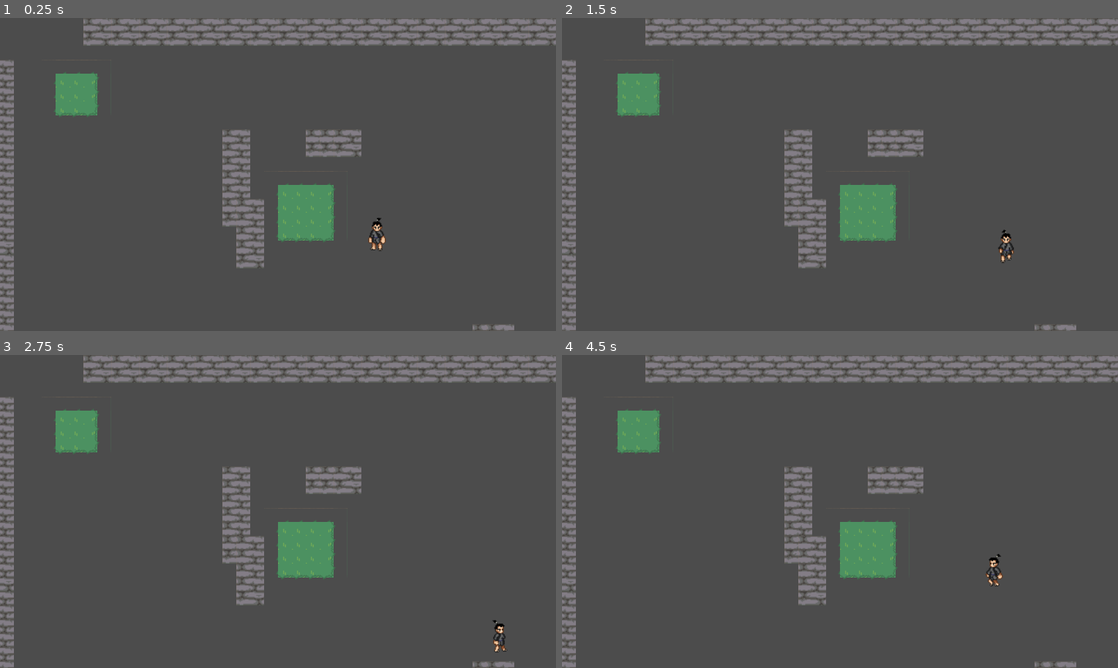
Above: before the commit, frames 1-4 (two rows, left to right).
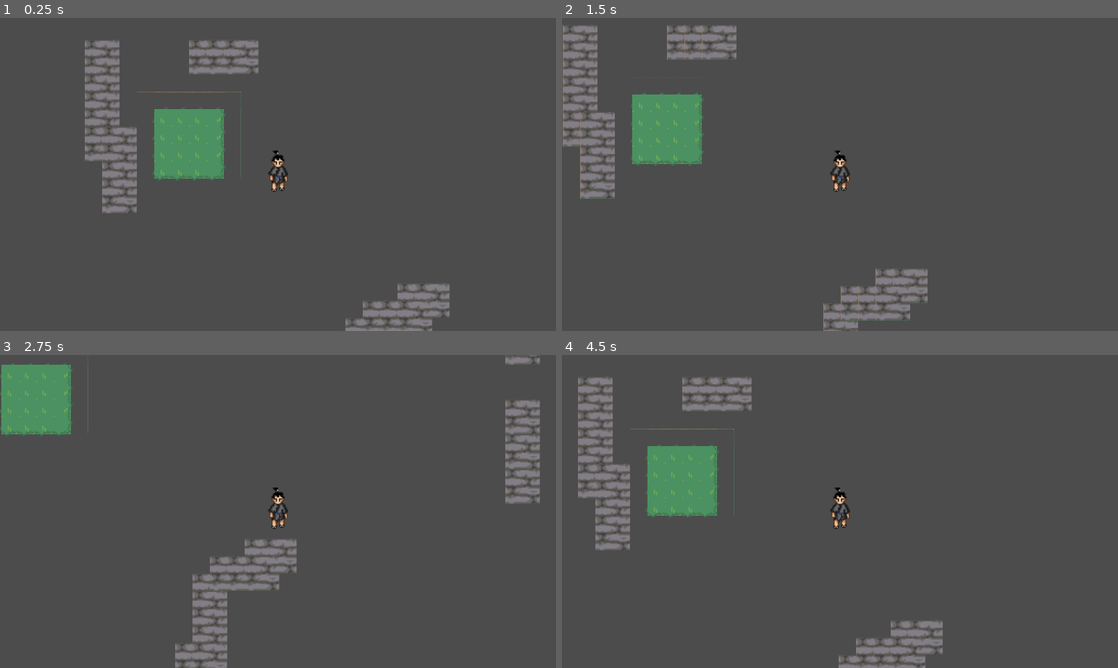
Above: after the commit, the same moments.

Repository: mr4hands/Retry-from-scratch
Game: Godot game, scene res://World/World.tscn
Two runs of this game, one before a commit and one after it. Both use one fixed random seed, a clock stepped at 60 frames per second and the inputs below.
Inputs (mouse positions are in pixels of both pictures, inside the frame that each line leads up to):
- Up to frame 1 (0.25 s): no input
- Up to frame 2 (1.5 s): tap Enter at 0.5 s; move the mouse to (962, 158) at 0.52 s; press the mouse at (962, 158) at 0.53 s; hold D (move_right) 0.53-1.28 s; move the mouse to (728, 190) at 1.27 s; release the mouse at (728, 190) at 1.28 s; hold S (move_down) from 1.28 s (still down); click (728, 190) at 1.35 s
- Up to frame 3 (2.75 s): move the mouse to (333, 442) at 2.02 s; release S (move_down) at 2.03 s; press the mouse at (333, 442) at 2.03 s; hold D (move_right) from 2.03 s (still down)
- Up to frame 4 (4.5 s): move the mouse to (812, 574) at 2.77 s; release D (move_right) at 2.78 s; release the mouse at (812, 574) at 2.78 s; hold W (move_up) 2.78-3.53 s; click (812, 574) at 2.85 s; move the mouse to (1006, 558) at 3.52 s; press the mouse at (1006, 558) at 3.53 s; hold A (move_left) from 3.53 s (still down); move the mouse to (673, 464) at 4.27 s; release the mouse at (673, 464) at 4.28 s; click (673, 464) at 4.35 s

The runs differ from the first frame. In frame 1, 18% of the frame differs, in the area x 0-100%, y 0-100%; in frame 2, 17%; in frame 3, 16%; in frame 4, 18%.
Error before the commit: Attempt to call function 'set_zoom' in base 'null instance' on a null instance. (res://Characters/Heros/Samurai/Samurai.gd:14)

Commit message:
fixed merge issues

Diff:
--- a/Characters/Heros/Samurai/Samurai.gd
+++ b/Characters/Heros/Samurai/Samurai.gd
@@ -32,9 +32,9 @@
 
 func aim_crosshair():
 	var aim_to = direction.normalized() * 100
-	$Crosshair.position = aim_to
+#	$Crosshair.position = aim_to
 	var angle = get_angle_to(aim_to)
-	$Crosshair.look_at(aim_to *2)
+#	$Crosshair.look_at(aim_to *2)
 	$AwarenessZone.look_at(get_global_mouse_position())
 
 
--- a/Characters/Heros/Samurai/Samurai.tscn
+++ b/Characters/Heros/Samurai/Samurai.tscn
@@ -1,131 +1,42 @@
-[gd_scene load_steps=42 format=2]
+[gd_scene load_steps=26 format=2]
 
 [ext_resource path="res://Characters/Heros/Samurai/Samurai.gd" type="Script" id=1]
-[ext_resource path="res://Characters/Heros/Crosshair.tscn" type="PackedScene" id=2]
+[ext_resource path="res://Utils/AwarenessZone.tscn" type="PackedScene" id=2]
 [ext_resource path="res://Utils/Hurtbox.tscn" type="PackedScene" id=3]
 [ext_resource path="res://Characters/Heros/Samurai/Samurai.png" type="Texture" id=4]
-[ext_resource path="res://Characters/Heros/Samurai/crosshair.png" type="Texture" id=5]
-[ext_resource path="res://Utils/AwarenessZone.gd" type="Script" id=6]
 [ext_resource path="res://Utils/Hitbox.tscn" type="PackedScene" id=7]
 
-[sub_resource type="CapsuleShape2D" id=11]
-
-[sub_resource type="RectangleShape2D" id=1]
+[sub_resource type="CapsuleShape2D" id=1]
+
+[sub_resource type="RectangleShape2D" id=2]
 extents = Vector2( 10, 16.5 )
 
-[sub_resource type="CapsuleShape2D" id=2]
+[sub_resource type="CapsuleShape2D" id=3]
 radius = 5.69515
 height = 4.76167
 
-[sub_resource type="AnimationNodeAnimation" id=11]
-animation = "Attack Left"
-
-[sub_resource type="AnimationNodeAnimation" id=12]
-animation = "Attack Down"
-
-[sub_resource type="AnimationNodeAnimation" id=13]
-animation = "Attack Up"
-
-[sub_resource type="AnimationNodeAnimation" id=14]
-animation = "Attack Right"
-
-[sub_resource type="AnimationNodeBlendSpace2D" id=15]
-blend_point_0/node = SubResource( 11 )
-blend_point_0/pos = Vector2( -1, 0 )
-blend_point_1/node = SubResource( 12 )
-blend_point_1/pos = Vector2( 0, 1 )
-blend_point_2/node = SubResource( 13 )
-blend_point_2/pos = Vector2( 0, -1 )
-blend_point_3/node = SubResource( 14 )
-blend_point_3/pos = Vector2( 1, 0 )
-blend_mode = 1
-
-[sub_resource type="AnimationNodeAnimation" id=16]
-animation = "Idle Left"
-
-[sub_resource type="AnimationNodeAnimation" id=17]
-animation = "Idle Right"
-
-[sub_resource type="AnimationNodeAnimation" id=18]
-animation = "Idle Right"
-
-[sub_resource type="AnimationNodeAnimation" id=19]
-animation = "Idle Left"
-
-[sub_resource type="AnimationNodeAnimation" id=20]
-animation = "Idle Left"
-
-[sub_resource type="AnimationNodeAnimation" id=21]
-animation = "Idle Right"
-
-[sub_resource type="AnimationNodeBlendSpace2D" id=22]
-blend_point_0/node = SubResource( 16 )
-blend_point_0/pos = Vector2( -1, 0 )
-blend_point_1/node = SubResource( 17 )
-blend_point_1/pos = Vector2( 1, 0 )
-blend_point_2/node = SubResource( 18 )
-blend_point_2/pos = Vector2( 0.1, 0.9 )
-blend_point_3/node = SubResource( 19 )
-blend_point_3/pos = Vector2( -0.1, -0.9 )
-blend_point_4/node = SubResource( 20 )
-blend_point_4/pos = Vector2( -0.1, 0.9 )
-blend_point_5/node = SubResource( 21 )
-blend_point_5/pos = Vector2( 0.1, -0.9 )
-blend_mode = 1
-
-[sub_resource type="AnimationNodeAnimation" id=23]
-animation = "Walk Left"
-
-[sub_resource type="AnimationNodeAnimation" id=24]
-animation = "Walk Down"
-
-[sub_resource type="AnimationNodeAnimation" id=25]
-animation = "Walk Right"
-
-[sub_resource type="AnimationNodeAnimation" id=26]
-animation = "Walk Up"
-
-[sub_resource type="AnimationNodeBlendSpace2D" id=27]
-blend_point_0/node = SubResource( 23 )
-blend_point_0/pos = Vector2( -1, 0 )
-blend_point_1/node = SubResource( 24 )
-blend_point_1/pos = Vector2( 0, 1 )
-blend_point_2/node = SubResource( 25 )
-blend_point_2/pos = Vector2( 1, 0 )
-blend_point_3/node = SubResource( 26 )
-blend_point_3/pos = Vector2( 0, -1 )
-blend_mode = 1
-
-[sub_resource type="AnimationNodeStateMachineTransition" id=28]
-
-[sub_resource type="AnimationNodeStateMachineTransition" id=29]
-switch_mode = 2
-auto_advance = true
-
-[sub_resource type="AnimationNodeStateMachineTransition" id=30]
-
-[sub_resource type="AnimationNodeStateMachineTransition" id=31]
-
-[sub_resource type="AnimationNodeStateMachineTransition" id=32]
-
-[sub_resource type="AnimationNodeStateMachineTransition" id=33]
-switch_mode = 2
-auto_advance = true
-
-[sub_resource type="AnimationNodeStateMachine" id=7]
-"states/Attack Blend/node" = SubResource( 15 )
-"states/Attack Blend/position" = Vector2( 558, 223 )
-"states/Idle Blend/node" = SubResource( 22 )
-"states/Idle Blend/position" = Vector2( 122, 69.6667 )
-"states/Walk Blend/node" = SubResource( 27 )
-"states/Walk Blend/position" = Vector2( 670.667, 12.3333 )
-transitions = [ "Walk Blend", "Attack Blend", SubResource( 28 ), "Attack Blend", "Walk Blend", SubResource( 29 ), "Idle Blend", "Walk Blend", SubResource( 30 ), "Walk Blend", "Idle Blend", SubResource( 31 ), "Idle Blend", "Attack Blend", SubResource( 32 ), "Attack Blend", "Idle Blend", SubResource( 33 ) ]
-start_node = "Idle Blend"
-graph_offset = Vector2( -35, -52 )
-
-[sub_resource type="AnimationNodeStateMachinePlayback" id=8]
-
-[sub_resource type="Animation" id=34]
+[sub_resource type="AnimationNodeAnimation" id=4]
+animation = "Idle"
+
+[sub_resource type="AnimationNodeAnimation" id=5]
+animation = "Walk Side"
+
+[sub_resource type="AnimationNodeStateMachineTransition" id=6]
+
+[sub_resource type="AnimationNodeStateMachineTransition" id=7]
+
+[sub_resource type="AnimationNodeStateMachine" id=8]
+states/Idle/node = SubResource( 4 )
+states/Idle/position = Vector2( 155, 79.6667 )
+"states/Walk Side/node" = SubResource( 5 )
+"states/Walk Side/position" = Vector2( 506.333, 241 )
+transitions = [ "Idle", "Walk Side", SubResource( 6 ), "Walk Side", "Idle", SubResource( 7 ) ]
+start_node = "Idle"
+graph_offset = Vector2( -194.37, 38.0625 )
+
+[sub_resource type="AnimationNodeStateMachinePlayback" id=9]
+
+[sub_resource type="Animation" id=10]
 resource_name = "Attack Down"
 length = 0.5
 tracks/0/type = "value"
@@ -242,8 +153,7 @@
 "values": [ true ]
 }
 
-[sub_resource type="Animation" id=9]
-resource_name = "Idle Right"
+[sub_resource type="Animation" id=15]
 length = 0.4
 loop = true
 tracks/0/type = "value"
@@ -258,20 +168,8 @@
 "update": 1,
 "values": [ 0, 1, 2, 3 ]
 }
-tracks/1/type = "value"
-tracks/1/path = NodePath(".:flip_h")
-tracks/1/interp = 1
-tracks/1/loop_wrap = true
-tracks/1/imported = false
-tracks/1/enabled = true
-tracks/1/keys = {
-"times": PoolRealArray( 0 ),
-"transitions": PoolRealArray( 1 ),
-"update": 1,
-"values": [ false ]
-}
-
-[sub_resource type="Animation" id=39]
+
+[sub_resource type="Animation" id=16]
 length = 0.001
 tracks/0/type = "value"
 tracks/0/path = NodePath(".:flip_h")
@@ -344,8 +242,7 @@
 "values": [ true ]
 }
 
-[sub_resource type="Animation" id=10]
-resource_name = "Walk Right"
+[sub_resource type="Animation" id=19]
 length = 0.8
 loop = true
 tracks/0/type = "value"
@@ -360,20 +257,8 @@
 "update": 1,
 "values": [ 4, 5, 6, 7, 8, 9, 10, 11 ]
 }
-tracks/1/type = "value"
-tracks/1/path = NodePath(".:flip_h")
-tracks/1/interp = 1
-tracks/1/loop_wrap = true
-tracks/1/imported = false
-tracks/1/enabled = true
-tracks/1/keys = {
-"times": PoolRealArray( 0.0115436 ),
-"transitions": PoolRealArray( 1 ),
-"update": 1,
-"values": [ false ]
-}
-
-[sub_resource type="Animation" id=42]
+
+[sub_resource type="Animation" id=20]
 resource_name = "Walk Up"
 length = 0.6
 loop = true
@@ -419,28 +304,36 @@
 collision_layer = 2
 
 [node name="CollisionShape2D" type="CollisionShape2D" parent="Hurtbox"]
-shape = SubResource( 2 )
+shape = SubResource( 3 )
 
 [node name="AnimationTree" type="AnimationTree" parent="."]
-tree_root = SubResource( 7 )
+tree_root = SubResource( 8 )
 anim_player = NodePath("../AnimationPlayer")
 active = true
-parameters/playback = SubResource( 8 )
-"parameters/Attack Blend/blend_position" = Vector2( 0, 0 )
-"parameters/Idle Blend/blend_position" = Vector2( -0.338484, 0.268627 )
-"parameters/Walk Blend/blend_position" = Vector2( -0.322673, -0.554902 )
+parameters/playback = SubResource( 9 )
 
 [node name="AnimationPlayer" type="AnimationPlayer" parent="."]
 root_node = NodePath("../Sprite")
-
-"anims/Attack Down" = SubResource( 34 )
-"anims/Attack Left" = SubResource( 35 )
-"anims/Attack Right" = SubResource( 36 )
-"anims/Attack Up" = SubResource( 37 )
-"anims/Idle Left" = SubResource( 38 )
-"anims/Idle Right" = SubResource( 9 )
-anims/RESET = SubResource( 39 )
-"anims/Walk Down" = SubResource( 40 )
-"anims/Walk Left" = SubResource( 41 )
-"anims/Walk Right" = SubResource( 10 )
-"anims/Walk Up" = SubResource( 42 )
+"anims/Attack Down" = SubResource( 10 )
+"anims/Attack Left" = SubResource( 11 )
+"anims/Attack Right" = SubResource( 12 )
+"anims/Attack Up" = SubResource( 13 )
+"anims/Idle Left" = SubResource( 14 )
+"anims/Idle Right" = SubResource( 15 )
+anims/RESET = SubResource( 16 )
+"anims/Walk Down" = SubResource( 17 )
+"anims/Walk Left" = SubResource( 18 )
+"anims/Walk Right" = SubResource( 19 )
+"anims/Walk Up" = SubResource( 20 )
+
+[node name="Camera2D" type="Camera2D" parent="."]
+current = true
+
+[node name="AwarenessZone" parent="." instance=ExtResource( 2 )]
+
+[node name="CollisionPolygon2D" type="CollisionPolygon2D" parent="AwarenessZone"]
+position = Vector2( -10, 4 )
+polygon = PoolVector2Array( 14, -4, 70, -60, 70, 44 )
+
+[connection signal="body_entered" from="AwarenessZone" to="." method="_on_AwarenessZone_body_entered"]
+[connection signal="body_exited" from="AwarenessZone" to="." method="_on_AwarenessZone_body_exited"]
--- a/Characters/Mobs/Archer/Archer.tscn
+++ b/Characters/Mobs/Archer/Archer.tscn
@@ -46,7 +46,6 @@
 
 [node name="CollisionShape2D" type="CollisionShape2D" parent="Hurtbox"]
 rotation = 0.785398
-scale = Vector2( 1, 1 )
 shape = SubResource( 1 )
 
 [connection signal="body_entered" from="AwarenessZone" to="." method="_on_AwarenessZone_body_entered"]
Not shown: 7 places in Characters/Heros/Samurai/Samurai.tscn that only renumber resources
